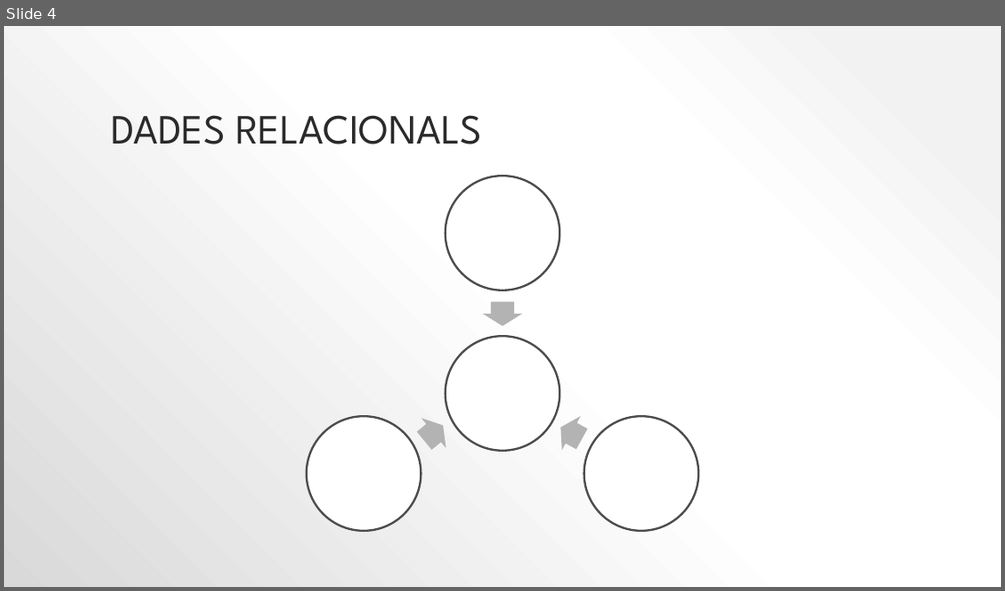
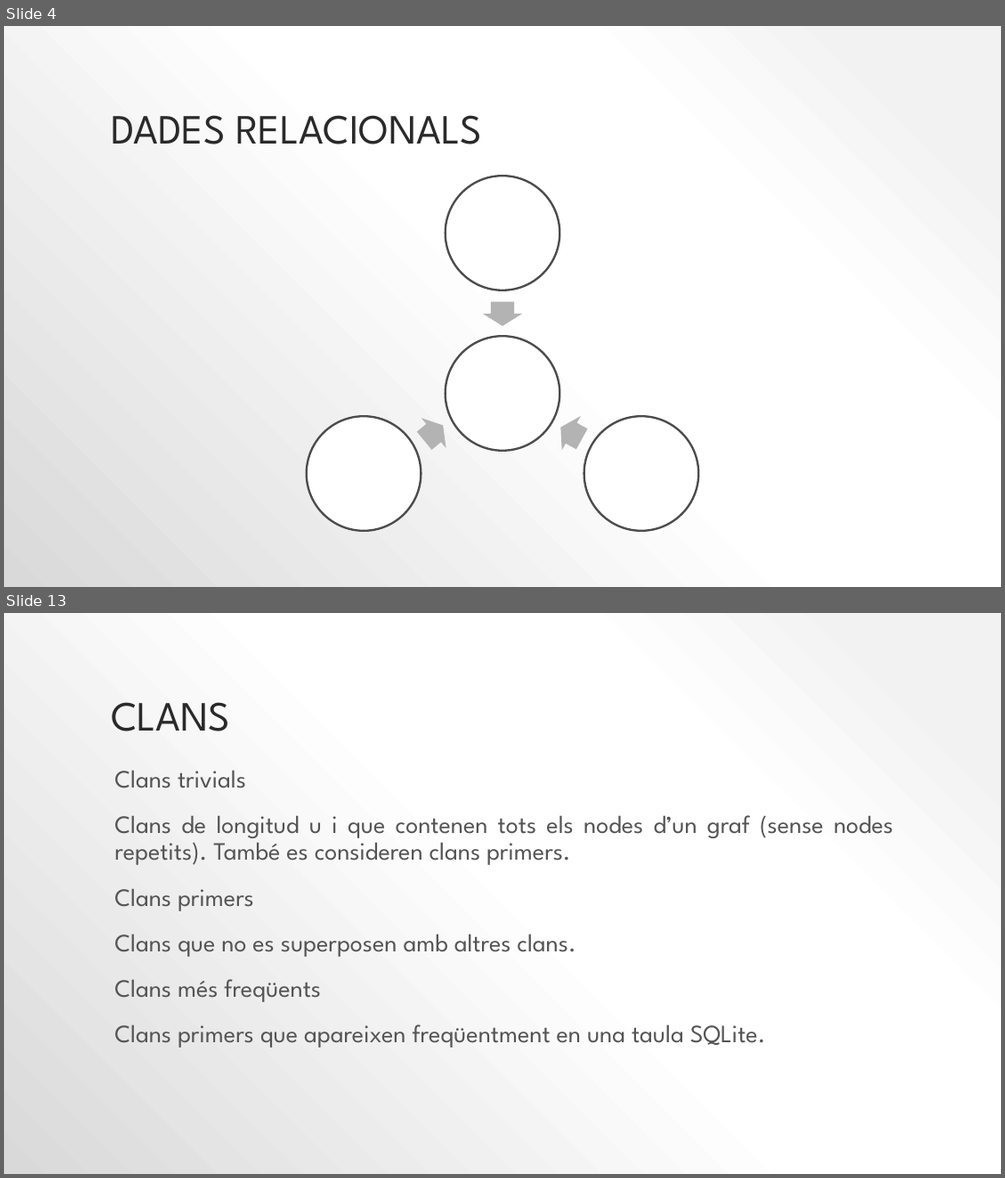
Before and after one commit to lrodrin/TFG, a slide deck: presentació.pptx. Shown one above the other, each under a label of ours: slide 4 before the commit, slides 4 and 13 after it; the slides between them are not shown. The pictures are 1005x591 and 1005x1178 pixels, drawn with LibreOffice and Linux fonts; fonts in the diff are those of the drawing. Boxes give left, top, right and bottom in pixels: in the first picture for what was removed or moved away, otherwise in the second. Text is boxed around its words. In the diff, an @@ line names an element or a change of style, - is before the commit and + after.

```diff
--- a/presentació.pptx
+++ b/presentació.pptx
@@ slide 13 added at <box>4,613,1001,1174</box>, background gradient #F2F2F2 to #FFFFFF to #D9D9D9 @@
@@ title added at <box>111,702,230,731</box>, 40 pt, text #2A2A2A @@
+CLANS
@@ text added at <box>114,770,893,1047</box>, 24 pt, text #545454 @@
+Clans trivials
+Clans de longitud u i que contenen tots els nodes d’un graf (sense nodes repetits). També es consideren clans primers.
+Clans primers
+Clans que no es superposen amb altres clans.
+Clans més freqüents
+Clans primers que apareixen freqüentment en una taula SQLite.
```
Also in this commit, not shown: 9 other slides added, 5 slides removed, 1 other file.
